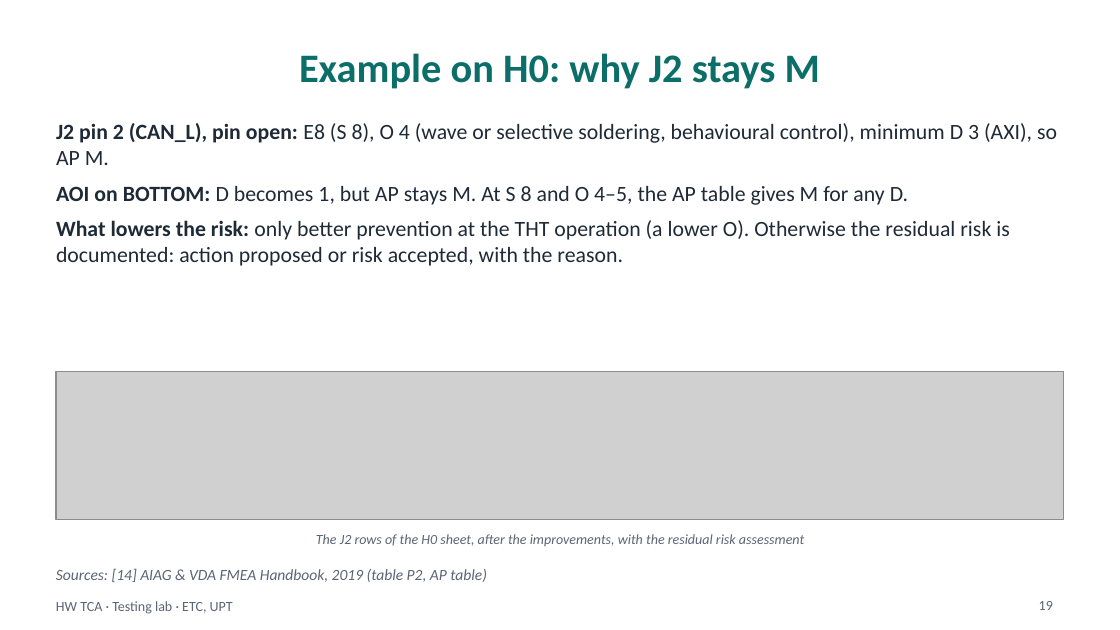
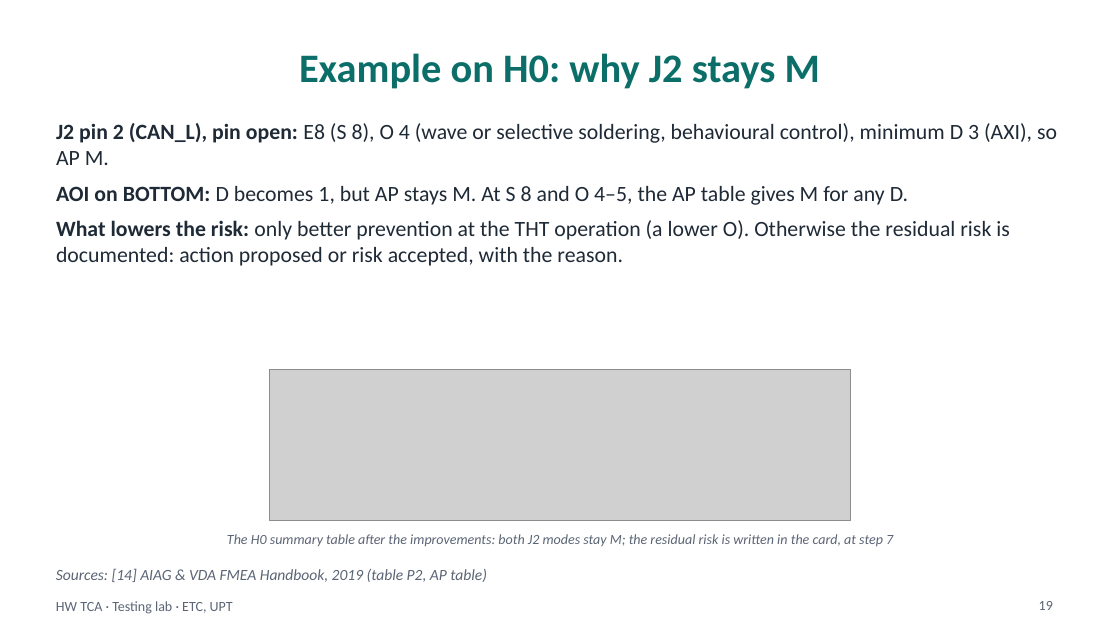
Before and after one commit to madalinatolontan1-ai/sw-tca-lab, a slide deck: slide 19 of materials/hw_deck_draft_src/HW_TCA_lecture_EN_draft.pptx. Drawn at 1120x630 pixels with LibreOffice and Linux fonts; fonts in the diff are those of the drawing; grey boxes stand for pictures. Boxes give left, top, right and bottom in pixels: in the first picture for what was removed or moved away, otherwise in the second. Text is boxed around its words. In the diff, an @@ line names an element or a change of style, - is before the commit and + after.

```diff
--- a/materials/hw_deck_draft_src/HW_TCA_lecture_EN_draft.pptx
+++ b/materials/hw_deck_draft_src/HW_TCA_lecture_EN_draft.pptx
@@ picture: place and size @@
-picture at [56,371,1064,519]
+picture at [269,370,850,521]
@@ text at [227,534,893,547]: text changed @@
-The J2 rows of the H0 sheet, after the improvements, with the residual risk assessment
+The H0 summary table after the improvements: both J2 modes stay M; the residual risk is written in the card, at step 7
```
Also in this commit, not shown: 21 other files.
